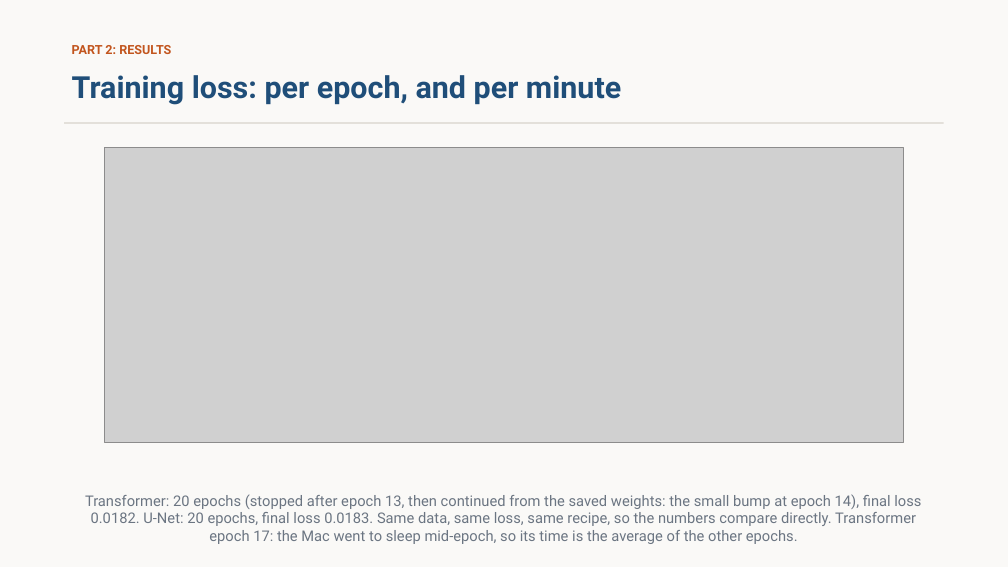
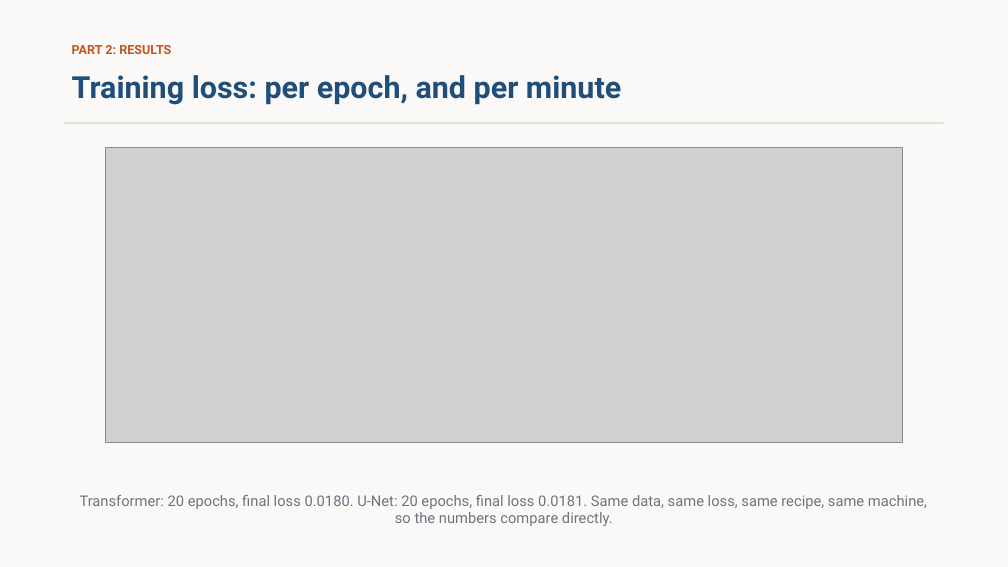
Before and after one commit to stanthemaker/tutorial_ml, a slide deck: slide 27 of week5_diffusion/slides/week5_diffusion.pptx (slide 23 before the commit). Drawn at 1008x567 pixels with LibreOffice and Linux fonts; fonts in the diff are those of the drawing; grey boxes stand for pictures. Boxes give left, top, right and bottom in pixels: in the first picture for what was removed or moved away, otherwise in the second. Text is boxed around its words. In the diff, an @@ line names an element or a change of style, - is before the commit and + after.

```diff
--- a/week5_diffusion/slides/week5_diffusion.pptx
+++ b/week5_diffusion/slides/week5_diffusion.pptx
@@ text at box(80, 495, 927, 526): text changed @@
-Transformer: 20 epochs (stopped after epoch 13, then continued from the saved weights: the small bump at epoch 14), final loss 0.0182. U-Net: 20 epochs, final loss 0.0183. Same data, same loss, same recipe, so the numbers compare directly. Transformer epoch 17: the Mac went to sleep mid-epoch, so its time is the average of the other epochs.
+Transformer: 20 epochs, final loss 0.0180. U-Net: 20 epochs, final loss 0.0181. Same data, same loss, same recipe, same machine, so the numbers compare directly.
```
Also in this commit, not shown: 3 other slides changed, 6 slides added, 2 slides removed, 54 other files.
